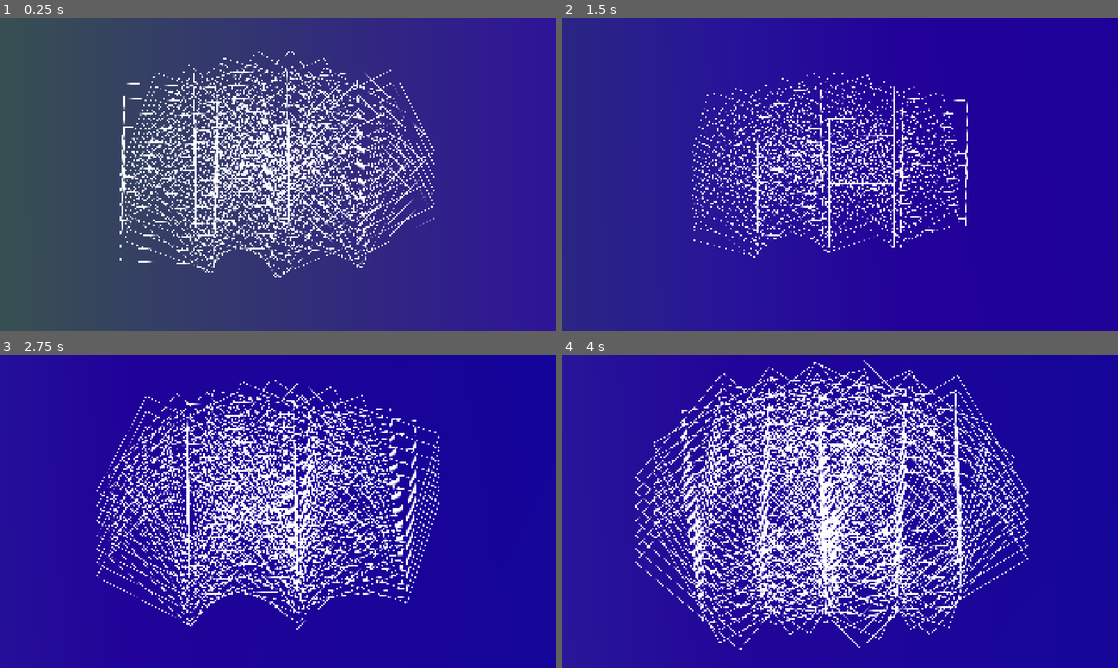
Above: before the commit, frames 1-4 (two rows, left to right).
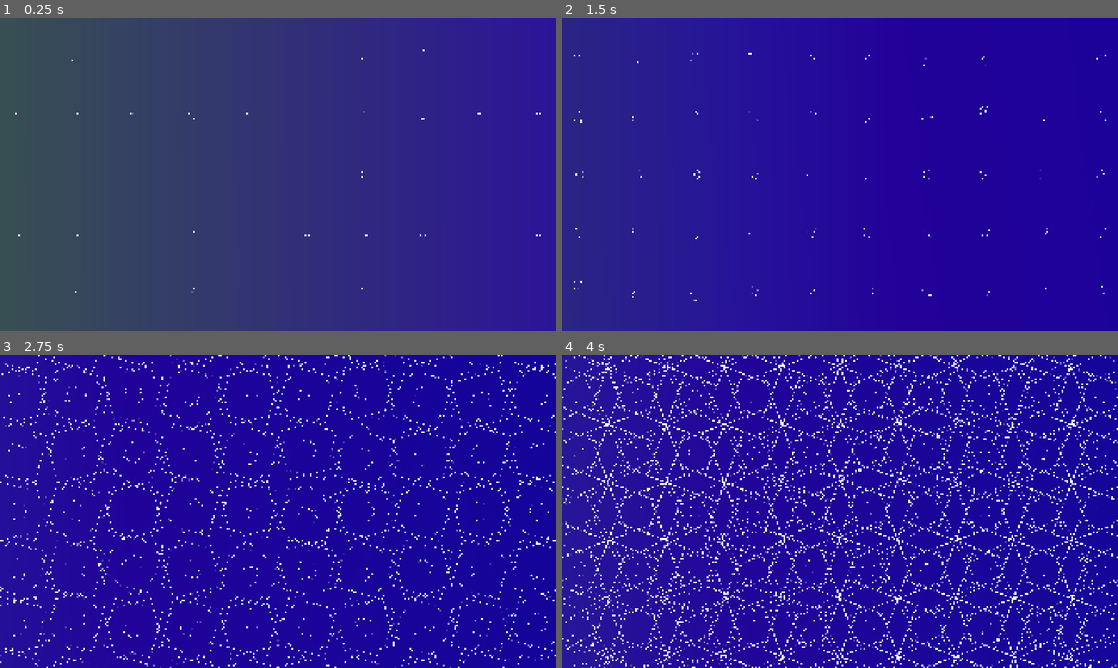
Above: after the commit, the same moments.

Repository: Juju-brz/GDVJ
Game: Godot game, scene res://templates/01_Superpositions_géométriques.tscn
Same seed, same stepped clock (60 frames per second), same inputs: the game is played once before the commit and once after it. The project has no main scene, so this scene is started directly.
Inputs (mouse positions are in pixels of both pictures, inside the frame that each line leads up to):
- Up to frame 1 (0.25 s): no input
- Up to frame 2 (1.5 s): tap Enter at 0.5 s; move the mouse to (962, 158) at 0.52 s; move the mouse to (728, 190) at 1.27 s
- Up to frame 3 (2.75 s): move the mouse to (333, 442) at 2.02 s
- Up to frame 4 (4 s): move the mouse to (812, 574) at 2.77 s; move the mouse to (1006, 558) at 3.52 s

The runs differ from the first frame. In frame 1, 10% of the frame differs, in the area x 2-98%, y 10-88%; in frame 2, 5.7%; in frame 3, 17%; in frame 4, 27%, in the area x 0-100%, y 0-100%.

Commit message:
Adding 2 Templates and buttons - MY WORK IS DONE I GUESS

Diff:
--- a/UI/UI.tscn
+++ b/UI/UI.tscn
@@ -64,7 +64,7 @@
 size_flags_stretch_ratio = 0.35
 alignment = 1
 
-[node name="Button" type="Button" parent="VBoxContainer/HBoxContainer"]
+[node name="Btn_Switch_algorythme" type="Button" parent="VBoxContainer/HBoxContainer"]
 layout_mode = 2
 size_flags_horizontal = 15
 text = "Switch to Next Algorythme"
--- a/scripts/01_Beautiful_Chaos_MainScript.gd
+++ b/scripts/01_Beautiful_Chaos_MainScript.gd
@@ -24,7 +24,8 @@
 @onready var btn_change_image = $Control/VBoxContainer/Btn_Change_Image
 @onready var dialogue_change_image = $Control/VBoxContainer/Dlg_Change_Image
 @onready var original_sprite = $Square
-
+@onready var next_tpt = $Control/VBoxContainer/HBoxContainer/Btn_Switch_algorythme
+const NEXT_SCENE_PATH = "res://templates/03-Spiral.tscn" # <-- CHANGE THIS PATH!
 # Trackers
 var hide_ui :bool = false
 var duplicated_spriteslist = []
@@ -59,6 +60,9 @@
 		original_sprite.texture = placeholder
 		original_sprite.modulate = Color(1, 0, 1) # Make it Pink so you see it
 
+	if not next_tpt.pressed.is_connected(_on_next_tpt_pressed):
+		next_tpt.pressed.connect(_on_next_tpt_pressed)
+
 	# 2. Hide original setup elements
 	original_sprite.hide()
 	if backsquare: backsquare.hide()
@@ -250,3 +254,15 @@
 			sp.modulate = Color(1,1,1)
 
 	_close_all_ui()
+
+func _on_next_tpt_pressed() -> void:
+	# 1. Close the external Python thread cleanly (important!)
+	# We don't want the thread trying to write back to the old, closing scene.
+
+	# 2. Get the SceneTree and change the scene
+	var error = get_tree().change_scene_to_file(NEXT_SCENE_PATH)
+
+	if error != OK:
+		# Handle the error if the scene file wasn.t found
+		print("SCENE SWITCH ERROR: Could not load scene file: ", NEXT_SCENE_PATH)
+	print("Error code: ", error)
--- a/scripts/01_Spiral_MainScript.gd
+++ b/scripts/01_Spiral_MainScript.gd
@@ -26,7 +26,8 @@
 @onready var btn_change_image = $Control/VBoxContainer/Btn_Change_Image
 @onready var dialogue_change_image = $Control/VBoxContainer/Dlg_Change_Image
 @onready var original_sprite = $Square
-
+@onready var next_tpt = $Control/VBoxContainer/HBoxContainer/Btn_Switch_algorythme
+const NEXT_SCENE_PATH = "res://templates/01_Superpositions_géométriques.tscn"
 # Trackers
 var hide_ui :bool = false
 var duplicated_spriteslist = []
@@ -52,6 +53,9 @@
 	BG.hide()
 	dialogue_change_image.hide()
 	hide_ui = true
+
+	if not next_tpt.pressed.is_connected(_on_next_tpt_pressed):
+		next_tpt.pressed.connect(_on_next_tpt_pressed)
 
 	# 4. Connect Signals
 	if not btn_change_image.pressed.is_connected(open_dialog):
@@ -179,3 +183,15 @@
 			sp.texture = new_tex
 
 	_close_all_ui()
+
+func _on_next_tpt_pressed() -> void:
+	# 1. Close the external Python thread cleanly (important!)
+	# We don't want the thread trying to write back to the old, closing scene.
+
+	# 2. Get the SceneTree and change the scene
+	var error = get_tree().change_scene_to_file(NEXT_SCENE_PATH)
+
+	if error != OK:
+		# Handle the error if the scene file wasn.t found
+		print("SCENE SWITCH ERROR: Could not load scene file: ", NEXT_SCENE_PATH)
+	print("Error code: ", error)
--- a/templates/01_Superpositions_Géometriques_MainScript.gd
+++ b/templates/01_Superpositions_Géometriques_MainScript.gd
@@ -55,7 +55,8 @@
 @onready var btn_change_image = $Control/VBoxContainer/Btn_Change_Image
 @onready var dialogue_change_image = $Control/VBoxContainer/Dlg_Change_Image
 @onready var original_sprite = $Square
-
+@onready var next_tpt = $Control/VBoxContainer/HBoxContainer/Btn_Switch_algorythme
+const NEXT_SCENE_PATH = "res://templates/02_BeautifulChaos.tscn" # <-- CHANGE THIS PATH!
 var hide_ui :bool = false
 
 #############################################################
@@ -162,7 +163,13 @@
 	if not dialogue_change_image.canceled.is_connected(_close_all_ui):
 		dialogue_change_image.canceled.connect(_close_all_ui)
 
+	if not next_tpt.pressed.is_connected(_on_next_tpt_pressed):
+		next_tpt.pressed.connect(_on_next_tpt_pressed)
+
 	print("!!! SCRIPT READY: Slower + Random Directions !!!")
+	# 3. CONNECT SIGNALS (Add this block)
+	# Ensure the button is connected to the function that will perform the switch
+
 
 
 func _process(delta: float) -> void:
@@ -547,6 +554,7 @@
 
 # --- CONTINUOUS SCALING ACTIVATION (Called every frame via _process) ---
 func update_cell_scaling():
+
 	# 1. Count how many cells are currently animating (target 0.1 or 1.0)
 	var currently_animating = 0
 	for i in range(TOTAL_CELLS):
@@ -570,3 +578,20 @@
 			var cell_index = idle_indices.pick_random()
 			cell_scale_target[cell_index] = 0.1 # Shrink target
 			cell_scale_timer[cell_index] = 0.0 # Start timer for SHRINK_DURATION
+
+
+func _on_next_tpt_pressed() -> void:
+	# 1. Close the external Python thread cleanly (important!)
+	# We don't want the thread trying to write back to the old, closing scene.
+	if quantum_thread != null and quantum_thread.is_started():
+		# Stop the thread if Qiskit is still running
+		quantum_thread.wait_to_finish()
+		quantum_thread = null
+
+	# 2. Get the SceneTree and change the scene
+	var error = get_tree().change_scene_to_file(NEXT_SCENE_PATH)
+
+	if error != OK:
+		# Handle the error if the scene file wasn.t found
+		print("SCENE SWITCH ERROR: Could not load scene file: ", NEXT_SCENE_PATH)
+	print("Error code: ", error)
--- a/templates/01_Superpositions_géométriques.tscn
+++ b/templates/01_Superpositions_géométriques.tscn
@@ -1,8 +1,8 @@
 [gd_scene load_steps=7 format=3 uid="uid://qywxpr5vvcjj"]
 
 [ext_resource type="PackedScene" uid="uid://bp8w6tlng3j86" path="res://baseScene.tscn" id="1_qwknm"]
+[ext_resource type="Script" uid="uid://c4hfbx71iow0l" path="res://templates/01_Superpositions_Géometriques_MainScript.gd" id="1_um0o5"]
 [ext_resource type="Shader" uid="uid://b0jcj53b5croi" path="res://templates/persianPattern.gdshader" id="2_dlh1b"]
-[ext_resource type="Script" uid="uid://dni8j477fdhwu" path="res://scripts/01_Beautiful_Chaos_MainScript.gd" id="2_flubm"]
 [ext_resource type="Texture2D" uid="uid://ccad0eu6urbi4" path="res://Svg/Squarewhite2.svg" id="3_qwknm"]
 [ext_resource type="PackedScene" uid="uid://cgw5hdy3h13ff" path="res://UI/UI.tscn" id="5_dlh1b"]
 
@@ -11,7 +11,16 @@
 shader = ExtResource("2_dlh1b")
 
 [node name="Node2D" instance=ExtResource("1_qwknm")]
-script = ExtResource("2_flubm")
+script = ExtResource("1_um0o5")
+GRID_COLUMNS = 10
+GRID_ROWS = 9
+CELL_SIZE = 100.0
+JITTER_SPEED = 1.5
+JITTER_HEIGHT = 20.0
+ROTATION_SPEED = 0.17453292519943295
+GROUP_ROTATION_SPEED = 0.08726646259971647
+GRADIENT_SPEED = 0.1
+GRADIENT_ANGLE_SPEED = 10.0
 
 [node name="ColorRect" parent="." index="0"]
 material = null
--- /dev/null
+++ b/templates/02_BeautifulChaos.tscn
@@ -0,0 +1,48 @@
+[gd_scene load_steps=7 format=3 uid="uid://cy283yydm3eyd"]
+
+[ext_resource type="PackedScene" uid="uid://bp8w6tlng3j86" path="res://baseScene.tscn" id="1_hrqrm"]
+[ext_resource type="Script" uid="uid://dni8j477fdhwu" path="res://scripts/01_Beautiful_Chaos_MainScript.gd" id="2_w5kta"]
+[ext_resource type="Texture2D" uid="uid://ccad0eu6urbi4" path="res://Svg/Squarewhite2.svg" id="3_q8sjh"]
+[ext_resource type="Shader" uid="uid://b0jcj53b5croi" path="res://templates/persianPattern.gdshader" id="4_ogbv1"]
+[ext_resource type="PackedScene" uid="uid://cgw5hdy3h13ff" path="res://UI/UI.tscn" id="5_w76pt"]
+
+[sub_resource type="ShaderMaterial" id="ShaderMaterial_m48li"]
+resource_local_to_scene = true
+shader = ExtResource("4_ogbv1")
+
+[node name="Node2D" instance=ExtResource("1_hrqrm")]
+script = ExtResource("2_w5kta")
+
+[node name="ColorRect" parent="." index="0"]
+material = null
+offset_left = -130.0
+offset_top = -112.0
+offset_right = 2067.0
+offset_bottom = 1183.0
+
+[node name="Square" parent="." index="1"]
+z_index = 2
+position = Vector2(1023, 499)
+scale = Vector2(1, 1)
+texture = ExtResource("3_q8sjh")
+
+[node name="ColorRect2" type="ColorRect" parent="." index="2"]
+z_index = 1
+material = SubResource("ShaderMaterial_m48li")
+offset_left = -262.0
+offset_top = -167.0
+offset_right = 2193.1455
+offset_bottom = 1225.0
+color = Color(1, 1, 1, 0)
+
+[node name="Control" parent="." index="3" instance=ExtResource("5_w76pt")]
+
+[node name="BG_For_Controls" type="ColorRect" parent="." index="4"]
+visible = false
+z_index = 4
+offset_left = 22.0
+offset_top = 37.0
+offset_right = 1897.0
+offset_bottom = 1060.0
+mouse_filter = 2
+color = Color(1, 1, 1, 0.5568628)
--- /dev/null
+++ b/templates/03-Spiral.tscn
@@ -0,0 +1,48 @@
+[gd_scene load_steps=7 format=3 uid="uid://g456p5ok7jm1"]
+
+[ext_resource type="PackedScene" uid="uid://bp8w6tlng3j86" path="res://baseScene.tscn" id="1_uylkl"]
+[ext_resource type="Script" uid="uid://bcwyiixxykkv8" path="res://scripts/01_Spiral_MainScript.gd" id="2_uylkl"]
+[ext_resource type="Texture2D" uid="uid://ccad0eu6urbi4" path="res://Svg/Squarewhite2.svg" id="3_1ppvn"]
+[ext_resource type="Shader" uid="uid://b0jcj53b5croi" path="res://templates/persianPattern.gdshader" id="4_srw7j"]
+[ext_resource type="PackedScene" uid="uid://cgw5hdy3h13ff" path="res://UI/UI.tscn" id="5_t3wfr"]
+
+[sub_resource type="ShaderMaterial" id="ShaderMaterial_m48li"]
+resource_local_to_scene = true
+shader = ExtResource("4_srw7j")
+
+[node name="Node2D" instance=ExtResource("1_uylkl")]
+script = ExtResource("2_uylkl")
+
+[node name="ColorRect" parent="." index="0"]
+material = null
+offset_left = -130.0
+offset_top = -112.0
+offset_right = 2067.0
+offset_bottom = 1183.0
+
+[node name="Square" parent="." index="1"]
+z_index = 2
+position = Vector2(1023, 499)
+scale = Vector2(1, 1)
+texture = ExtResource("3_1ppvn")
+
+[node name="ColorRect2" type="ColorRect" parent="." index="2"]
+z_index = 1
+material = SubResource("ShaderMaterial_m48li")
+offset_left = -262.0
+offset_top = -167.0
+offset_right = 2193.1455
+offset_bottom = 1225.0
+color = Color(1, 1, 1, 0)
+
+[node name="Control" parent="." index="3" instance=ExtResource("5_t3wfr")]
+
+[node name="BG_For_Controls" type="ColorRect" parent="." index="4"]
+visible = false
+z_index = 4
+offset_left = 22.0
+offset_top = 37.0
+offset_right = 1897.0
+offset_bottom = 1060.0
+mouse_filter = 2
+color = Color(1, 1, 1, 0.5568628)
